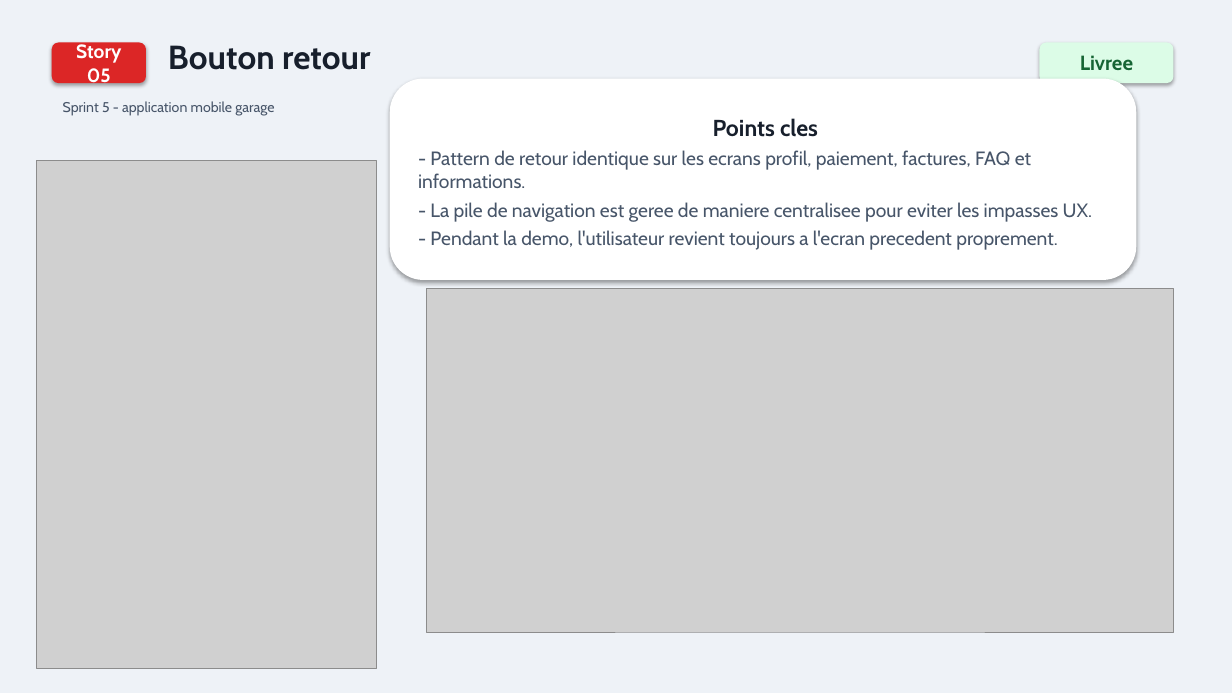
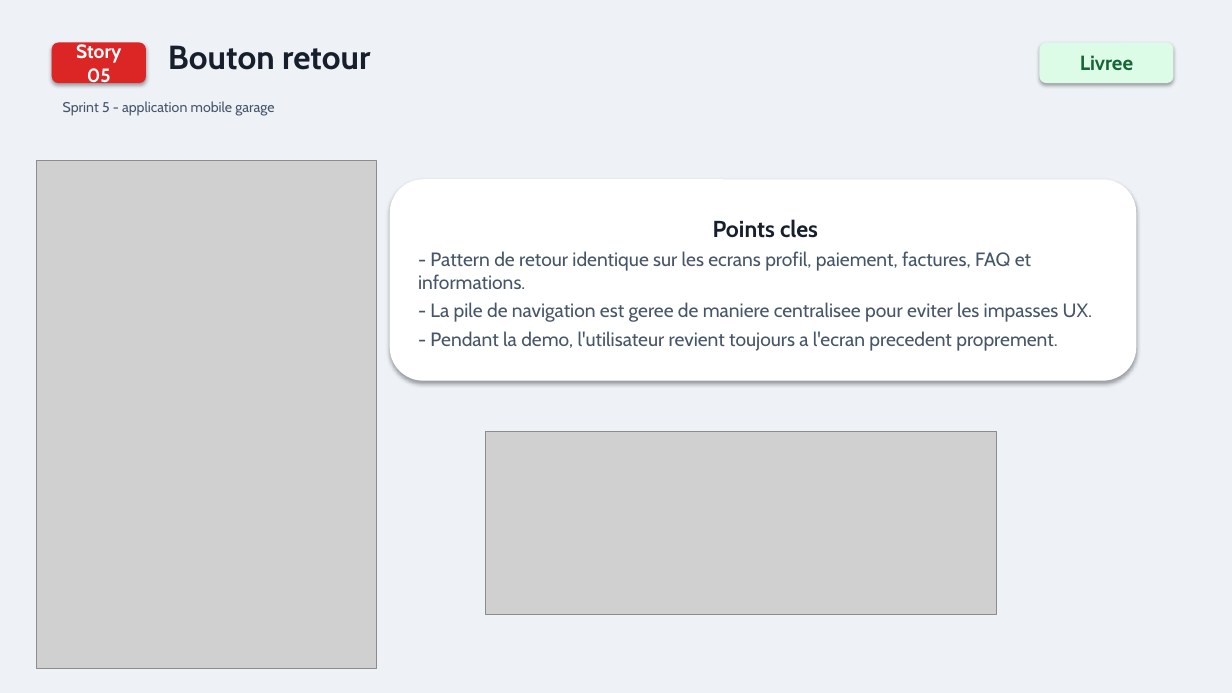
Before and after one commit to Alhousseini11/Projet_Mobile_developpement_avancee, a slide deck: slide 6 of presentation_sprint_review_stories_v4.pptx. Drawn at 1232x693 pixels with LibreOffice and Linux fonts; fonts in the diff are those of the drawing; grey boxes stand for pictures. Boxes give left, top, right and bottom in pixels: in the first picture for what was removed or moved away, otherwise in the second. Text is boxed around its words. In the diff, an @@ line names an element or a change of style, - is before the commit and + after.

```diff
--- a/presentation_sprint_review_stories_v4.pptx
+++ b/presentation_sprint_review_stories_v4.pptx
@@ rounded rectangle "Points cles": place and size @@
-rounded rectangle "Points cles" at [390, 79, 1137, 280]
+rounded rectangle "Points cles" at [390, 179, 1137, 381]
@@ picture removed at [427, 288, 1174, 632] @@
@@ picture added at [485, 432, 996, 615] @@
```
Also in this commit, not shown: 3 other slides changed, 9 other files.
